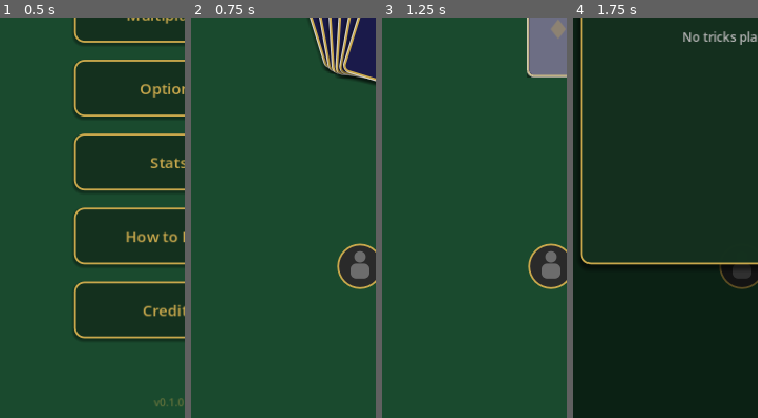
Above: before the commit, frames 1-4 (left to right).
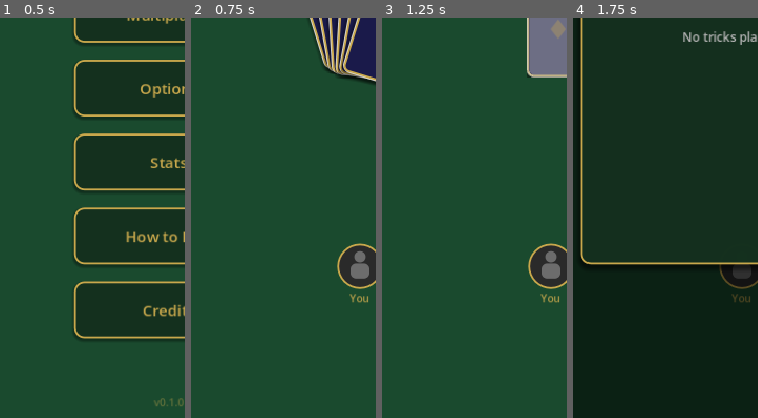
Above: after the commit, the same moments.

Repository: randyramsaywack/trump-mobile-card-game
Game: Godot game, scene res://scenes/main_menu.tscn
The game is run twice, just before and just after one commit, with the same random seed, the same clock (stepped at 60 frames per second) and the same inputs.
Inputs:
- Up to frame 1 (0.5 s): no input
- Up to frame 2 (0.75 s): click "Single Player" at 0.5 s
- Up to frame 3 (1.25 s): no input
- Up to frame 4 (1.75 s): click "≡" at 1.25 s
The pictures show only the part of the screen within x 4-54%, y 50-100%; the shares and areas given below are measured in that part.

Frame 1 is identical in both runs. In frame 2, 0.1% of the frame differs, in the area x 85-96%, y 69-72%; in frame 3, 0.1%; in frame 4, less than 0.1%.
Error before the commit: Invalid access to property or key 'player_name' on a base object of type 'Node (settings.gd)'. (res://scripts/ui/game_table_ui.gd:126)

Commit message:
fix(mp): show real opponent usernames on the game board
Two layered bugs were hiding the seat names:

1. NetGameView._apply_session_start was deliberately overriding the
   server's real usernames with position labels ("You/Left/Partner/
   Right") in the name of "consistency with single-player". In MP you
   actually want to see who you're playing with. Now: local seat is
   "You", AI-filled seats keep the position label (server's AI naming
   is in its own coordinate space), and real human opponents show
   their actual server-sent username.

2. game_table_ui._refresh_south_name was reading Settings.player_name,
   which was removed in 4334088. At runtime it returned null so the
   south seat's name was silently empty in both SP and MP. Replaced
   with hardcoded "You" and dropped the now-orphaned Settings.changed
   signal connection.

Includes a refreshed Trump.pck so the iOS bundle picks up both fixes.

Co-Authored-By: Claude Opus 4.7 (1M context) <noreply@anthropic.com>

Diff:
--- a/scripts/net/net_game_view.gd
+++ b/scripts/net/net_game_view.gd
@@ -174,10 +174,17 @@
 		var display_seat := _to_display_seat(server_seat)
 		var is_ai := bool(entry["is_ai"])
 		seat_is_ai[display_seat] = is_ai
-		# Display names are position-based ("You"/"Left"/"Partner"/"Right") so
-		# they match single-player. The server still sends real usernames but
-		# we intentionally drop them for consistency with SP's display model.
-		var label: String = DISPLAY_SEAT_NAMES[display_seat]
+		# Local seat is always "You". AI-filled seats use the position label
+		# (the server's AI naming is from its own coordinate space, which
+		# wouldn't match this client's perspective). Real human opponents
+		# show their actual username from the server payload.
+		var label: String
+		if display_seat == 0:
+			label = "You"
+		elif is_ai:
+			label = DISPLAY_SEAT_NAMES[display_seat]
+		else:
+			label = String(entry.get("username", DISPLAY_SEAT_NAMES[display_seat]))
 		seat_usernames[display_seat] = label
 		# All seats get a placeholder Player so round_manager-style code paths
 		# (hand.size() etc.) work. Only display seat 0 — the local player —
--- a/scripts/ui/game_table_ui.gd
+++ b/scripts/ui/game_table_ui.gd
@@ -111,7 +111,6 @@
 	history_button.pressed.connect(_on_history_button_pressed)
 	toast_label.visible = false
 	_refresh_south_name()
-	Settings.changed.connect(_refresh_south_name)
 	# Mobile: keep the display awake during play — AI turns + animations leave
 	# the human idle for long stretches that would otherwise trip screen sleep.
 	DisplayServer.screen_set_keep_on(true)
@@ -123,7 +122,7 @@
 	DisplayServer.screen_set_keep_on(false)
 
 func _refresh_south_name() -> void:
-	south_avatar.set_player_name(Settings.player_name)
+	south_avatar.set_player_name("You")
 
 ## Reposition avatars above the actual first card in the side stacks.
 ## Called one frame after a dealing batch finishes so the VBoxContainer
Not shown, changed: Trump.pck
